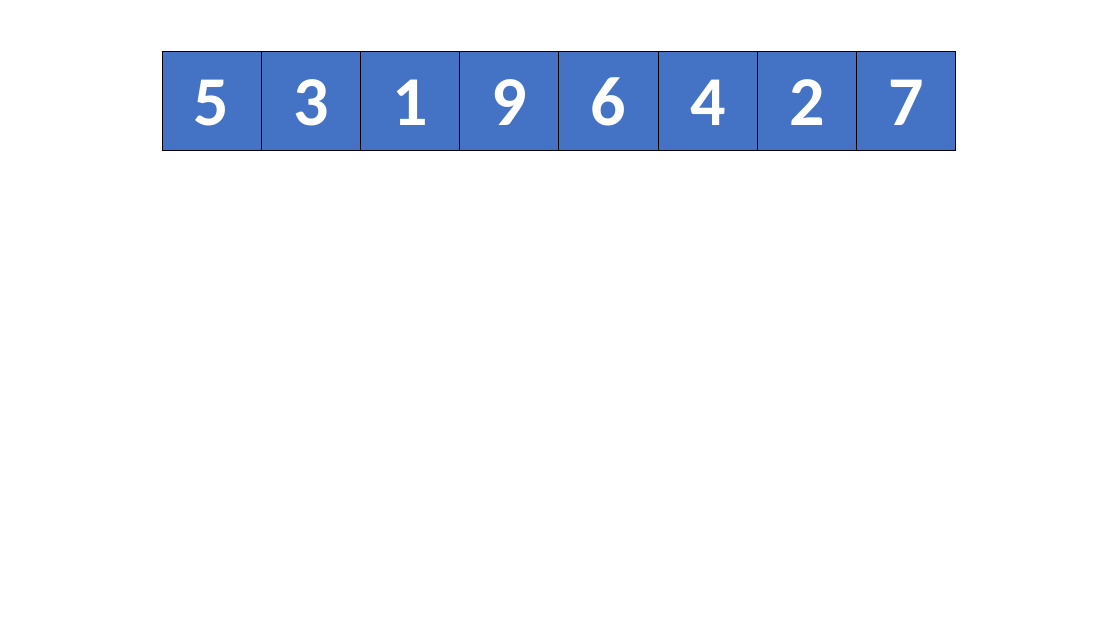
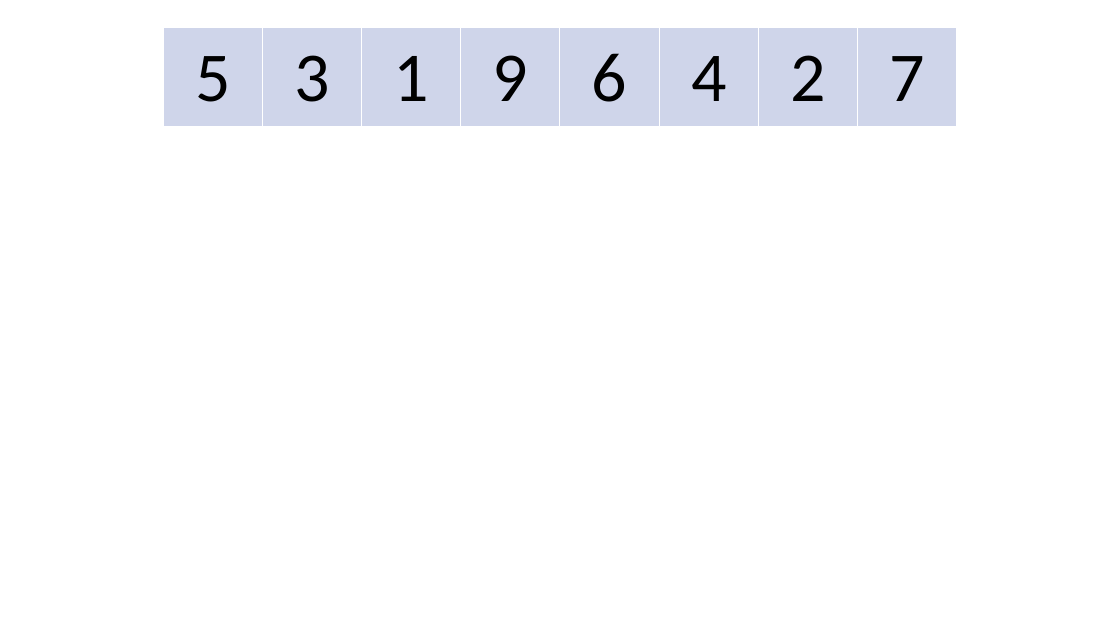
Before and after one commit to blackbat13/CS-HTiEW, a slide deck: slide 87 of Wprowadzenie do rekurencji 2/I. Wprowadzenie do rekurencji 2/Sortowanie przez scalanie.pptx (slide 4 before the commit). Drawn at 1120x630 pixels with LibreOffice and Linux fonts; fonts in the diff are those of the drawing. Boxes give left, top, right and bottom in pixels: in the first picture for what was removed or moved away, otherwise in the second. Text is boxed around its words. In the diff, an @@ line names an element or a change of style, - is before the commit and + after.

```diff
--- a/Wprowadzenie do rekurencji 2/I. Wprowadzenie do rekurencji 2/Sortowanie przez scalanie.pptx
+++ b/Wprowadzenie do rekurencji 2/I. Wprowadzenie do rekurencji 2/Sortowanie przez scalanie.pptx
@@ table at (163, 28, 956, 127) @@
@@ fill none to #CFD5EA in row 1 @@
@@ text colour #FFFFFF to #000000, bold off @@
@@ borders changed @@
@@ table: place and size @@
-table at (162, 52, 955, 151)
+table at (163, 28, 956, 127)
```
Also in this commit, not shown: 2 other slides changed, 85 slides added.
